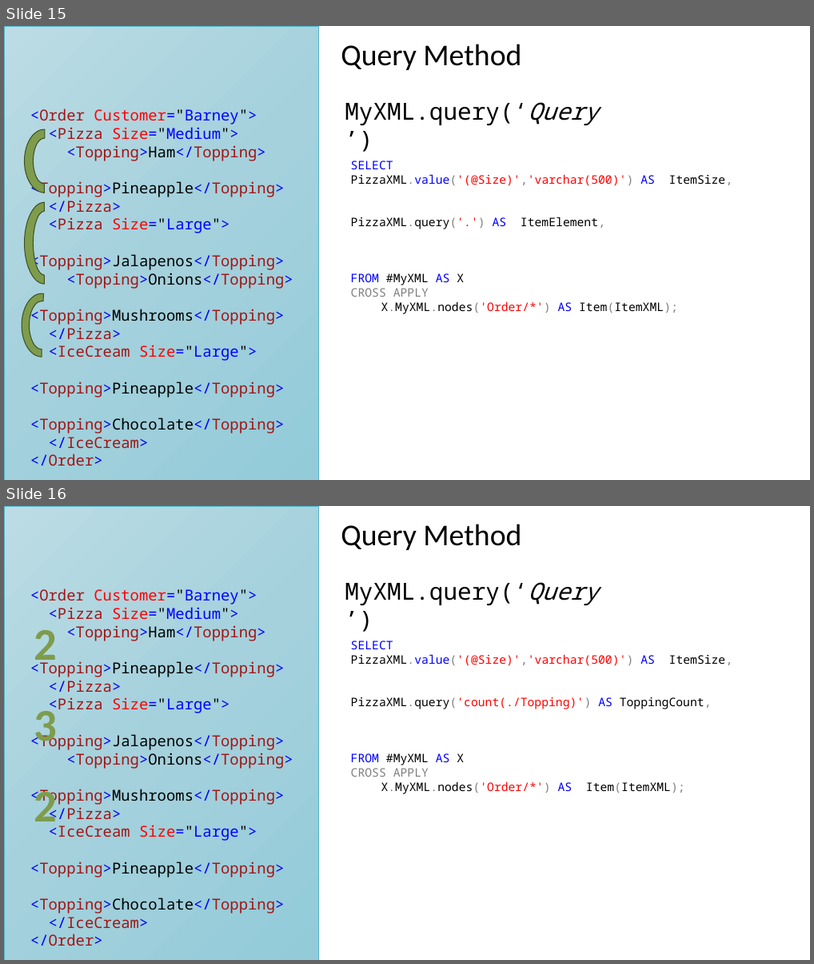
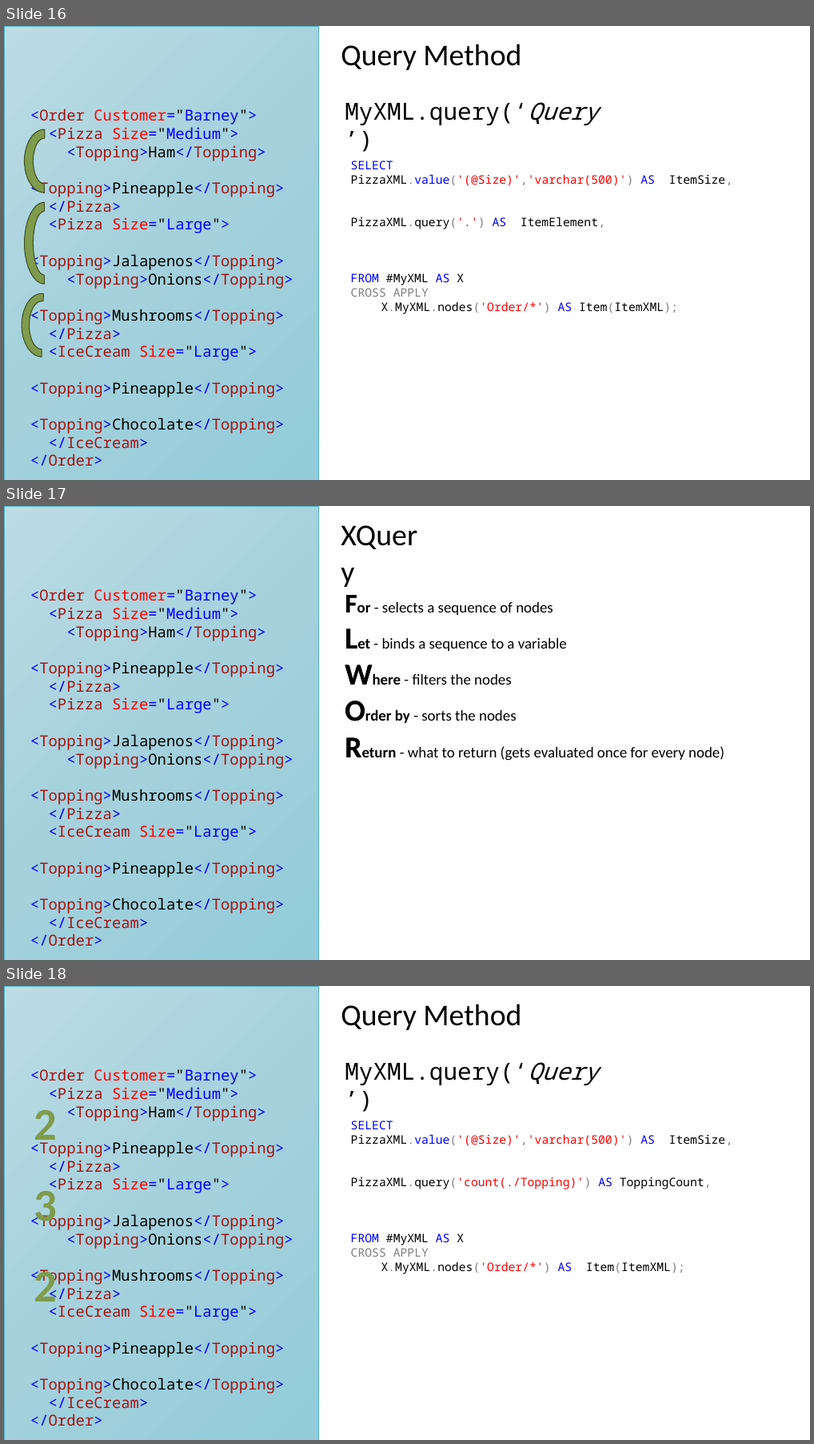
Before and after one commit to BarneyLawrence/XML-Queries-In-SQL-Server, a slide deck: Lightning Talk - An Introduction to Querying XML With T-SQL.pptx. Shown one above the other, each under a label of ours: slides 15 and 16 before the commit, slides 16, 17 and 18 after it. The pictures are 814x964 and 814x1444 pixels, drawn with LibreOffice and Linux fonts; fonts in the diff are those of the drawing. Boxes give left, top, right and bottom in pixels: in the first picture for what was removed or moved away, otherwise in the second. Text is boxed around its words. In the diff, an @@ line names an element or a change of style, - is before the commit and + after.

```diff
--- a/Lightning Talk - An Introduction to Querying XML With T-SQL.pptx
+++ b/Lightning Talk - An Introduction to Querying XML With T-SQL.pptx
@@ slide 17 added at [4, 506, 810, 960], background #FFFFFF @@
@@ rectangle added at [4, 506, 318, 960], fill gradient #BDDCE5 to #A5D1DD to #94CBD9, outline #50B4C8 0.75 pt @@
@@ text added at [335, 512, 438, 556], 36 pt, text #000000 @@
+XQuery
@@ text added at [30, 588, 293, 945], 18 pt, text #A31515 @@
+<Order Customer="Barney">
+<Pizza Size="Medium">
+<Topping>Ham</Topping>
+<Topping>Pineapple</Topping>
+</Pizza>
+<Pizza Size="Large">
+<Topping>Jalapenos</Topping>
+<Topping>Onions</Topping>
+<Topping>Mushrooms</Topping>
+</Pizza>
+<IceCream Size="Large">
+<Topping>Pineapple</Topping>
+<Topping>Chocolate</Topping>
+</IceCream>
+</Order>
@@ text added at [345, 595, 372, 757], 36 pt, text #000000, bold @@
+F
+L
+W
+O
+R
@@ text added at [382, 602, 725, 760], 18 pt, text #000000 @@
+For - selects a sequence of nodes
+Let - binds a sequence to a variable
+Where - filters the nodes
+Order by - sorts the nodes
+Return - what to return (gets evaluated once for every node)
@@ what was slide 15 is now slide 16 @@
@@ what was slide 16 is now slide 18 @@
```
Also in this commit, not shown: 4 slides changed, 2 other slides added.
